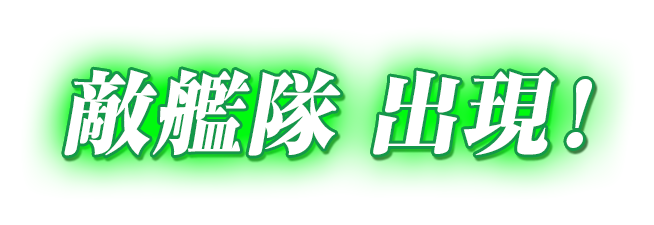
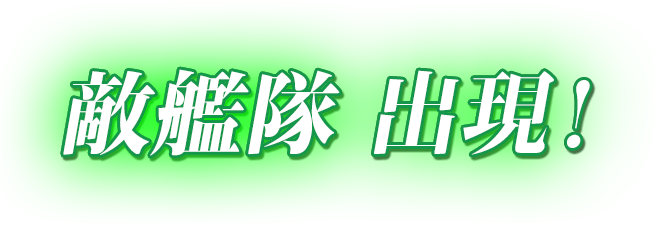
Comparing the layer stacks of the two 654 × 225 images. Changes:
painted on "敵艦隊 出現！" over bbox(63, 69, 592, 156)
renamed "敵艦隊 出現！ 拷貝" to "敵艦隊 出現！ 拷貝 2", painted on it over bbox(60, 66, 595, 159)
